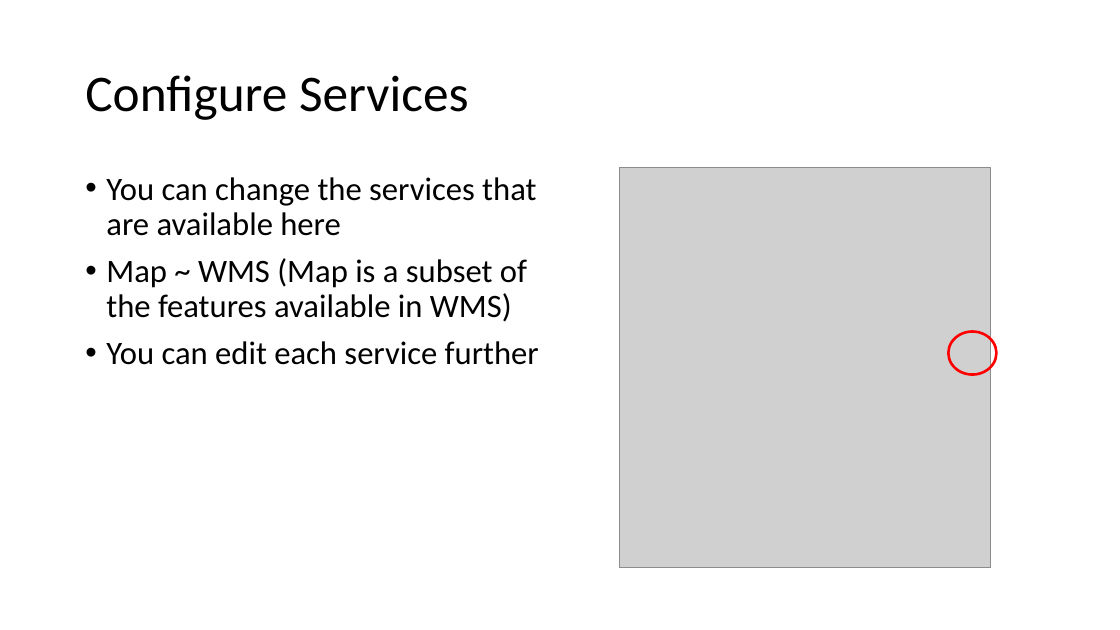
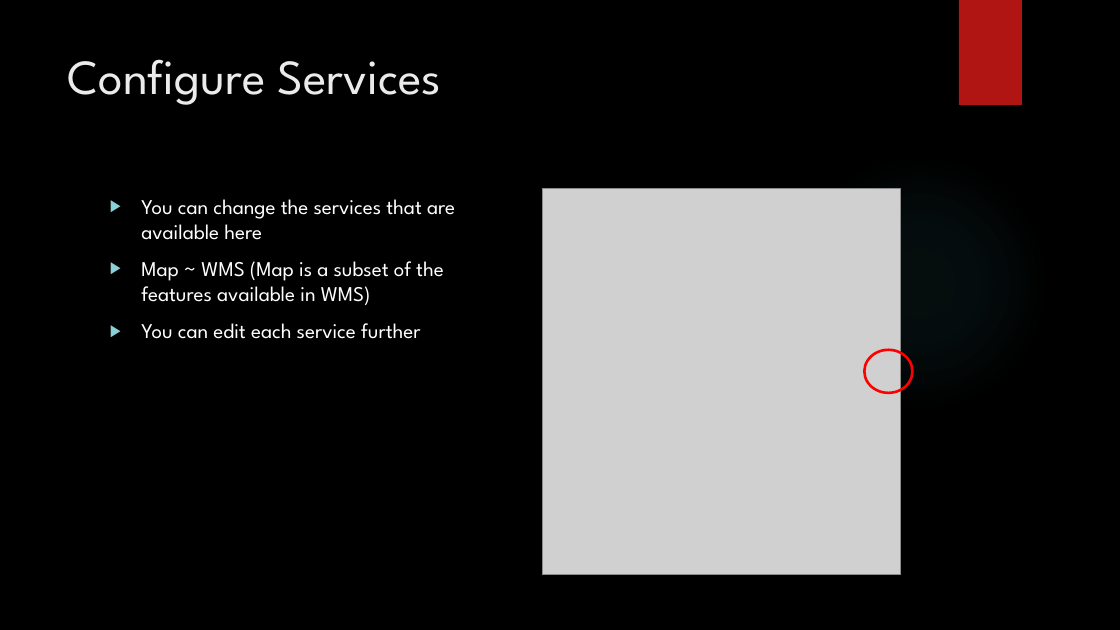
Before and after one commit to MGIS-UMN/GIS5577_week11, a slide deck: slide 10 of Creating_geospatial_services_ArcPro.pptx. Drawn at 1120x630 pixels with LibreOffice and Linux fonts; fonts in the diff are those of the drawing; grey boxes stand for pictures; background and template pictures are left out. Boxes give left, top, right and bottom in pixels: in the first picture for what was removed or moved away, otherwise in the second. Text is boxed around its words. In the diff, an @@ line names an element or a change of style, - is before the commit and + after.

Commit message:
added theme to ArcPro ppt

```diff
--- a/Creating_geospatial_services_ArcPro.pptx
+++ b/Creating_geospatial_services_ArcPro.pptx
@@ background #FFFFFF to picture (left out) @@
@@ rectangle added at [959,0,1022,105], fill #B01513 @@
@@ title "Configure Services": place and size @@
-title "Configure Services" at [85,75,469,120]
+title "Configure Services" at [68,59,441,105]
@@ title "Configure Services" at [68,59,441,105]: size 44 to 42 pt, font Calibri to League Spartan, text colour #000000 to #EBEBEB; line spacing 0.9 to 1; vertical alignment middle to top @@
@@ ellipse added at [791,154,1049,413], fill gradient #50B9C1 @@
@@ text "You can change the services ...": place and size @@
-text "You can change the services ..." at [106,177,539,365]
+text "You can change the services ..." at [141,199,455,339]
@@ text "You can change the services ..." at [141,199,455,339]: size 28 to 18 pt, font Calibri to League Spartan, text colour #000000 to #FFFFFF; bullet • to ▶; line spacing 0.9 to 1 @@
@@ picture: place and size @@
-picture at [619,168,991,568]
+picture at [543,189,902,575]
@@ ellipse: place and size @@
-ellipse at [949,332,996,375]
+ellipse at [865,350,912,392]
```
Also in this commit, not shown: 25 other slides changed, 1 slide added, 1 slide removed.
